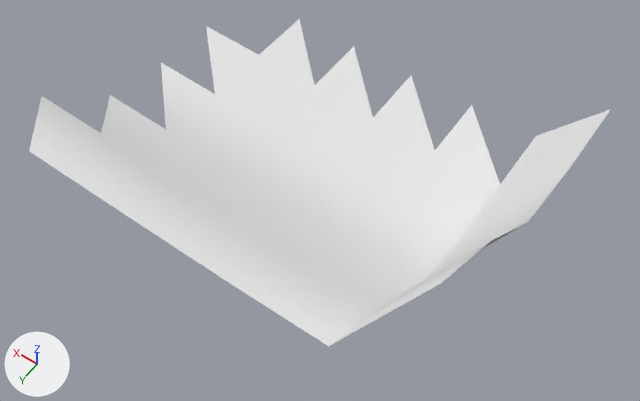
The OBJ model models/areas/fondue/preview_grass_-2_2.obj: old version first, new version second.
Before and after are seen from a 50 mm camera at (-49.4, -34.8, 35.8) aimed at (-34.4, -55.8, 2.8). Every picture has the same lights, and +X, +Y and +Z are marked at lower left. The first picture is the older version. Where no turn or scale is listed for an object, it has been applied to the vertices. Vertices at exactly the same position are counted once.

Script lines for the objects in view, before the commit:
```python
me_preview_grass__2_2 = bpy.data.meshes.new('preview_grass_-2_2')
me_preview_grass__2_2.from_pydata(...)  # 45 vertices, 55 faces; spans x -44.0..-20.0, y -68.2..-48.5, z -0.6..13.5
ob_preview_grass__2_2 = bpy.data.objects.new('preview_grass_-2_2', me_preview_grass__2_2)
ob_preview_grass__2_2.location = (0.0, 0.0, 0.0)
```
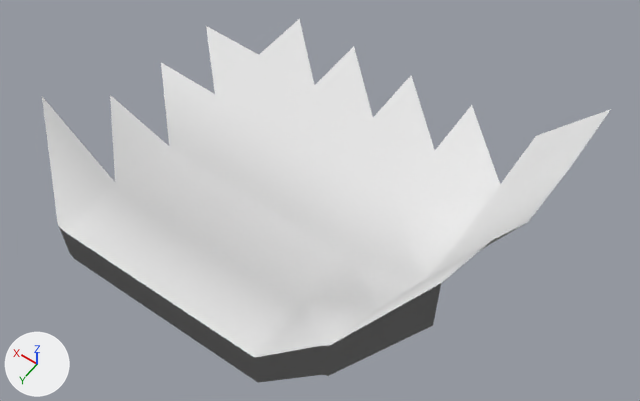
The change in detail:
me_preview_grass__2_2 is used by ob_preview_grass__2_2; location (0.0, 0.0, 0.0).
me_preview_grass__2_2 had 45 vertices, 55 faces and spanned x -44.0..-20.0, y -68.2..-48.5, z -0.6..13.5.
me_preview_grass__2_2 now has 69 vertices, 99 faces and spans x -44.0..-20.0, y -68.2..-48.5, z -2.3..13.5.
me_preview_grass__2_2 part 1: a new loose piece of 24 vertices spanning x -44.0..-23.7, y -48.5, z -2.3..13.5.
Part 2, on me_preview_grass__2_2:
17 vertices move from x -39.7..-23.7, y -56.2..-48.5, z 0.1..6.0 to x -39.7..-23.7, y -56.2..-48.5, z -1.2..5.2.

Boxes [x1, y1, x2, y2] around the edits, measured in the pictures (640 x 401 px; the box of a moved part takes in the faces that stretch with it):
'preview_grass_-2_2', reshaped (11% taller)
    before: [29, 18, 611, 346]
    after: [42, 18, 611, 383]
part 1 of me_preview_grass__2_2, added
    after: [59, 227, 441, 383]
part 2 of me_preview_grass__2_2, moved or reshaped
    before: [29, 63, 420, 346]
    after: [42, 63, 420, 358]
